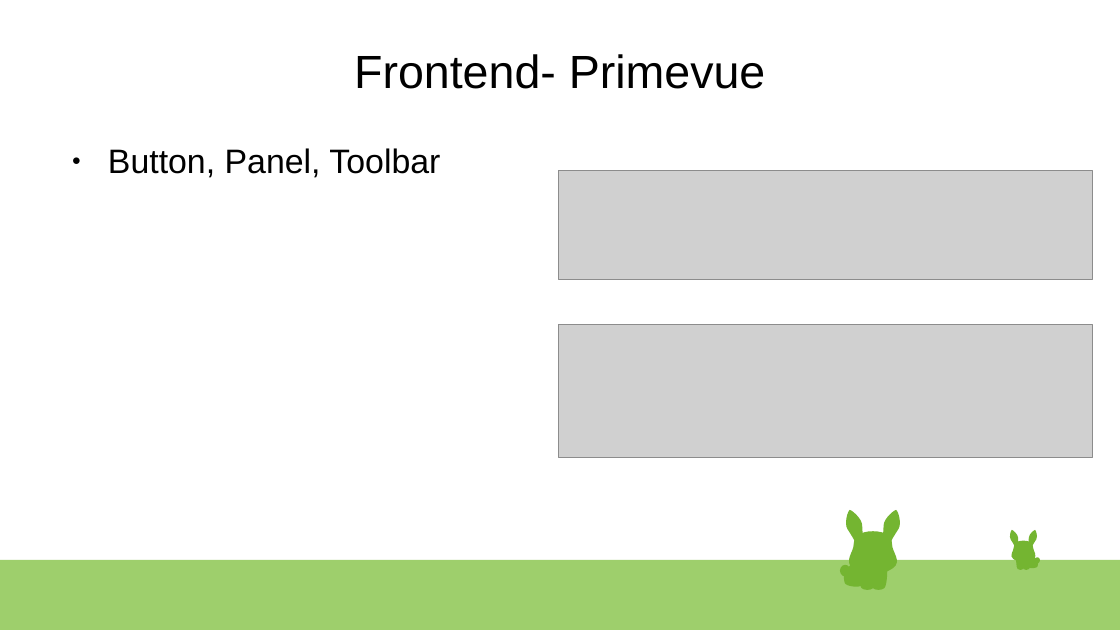
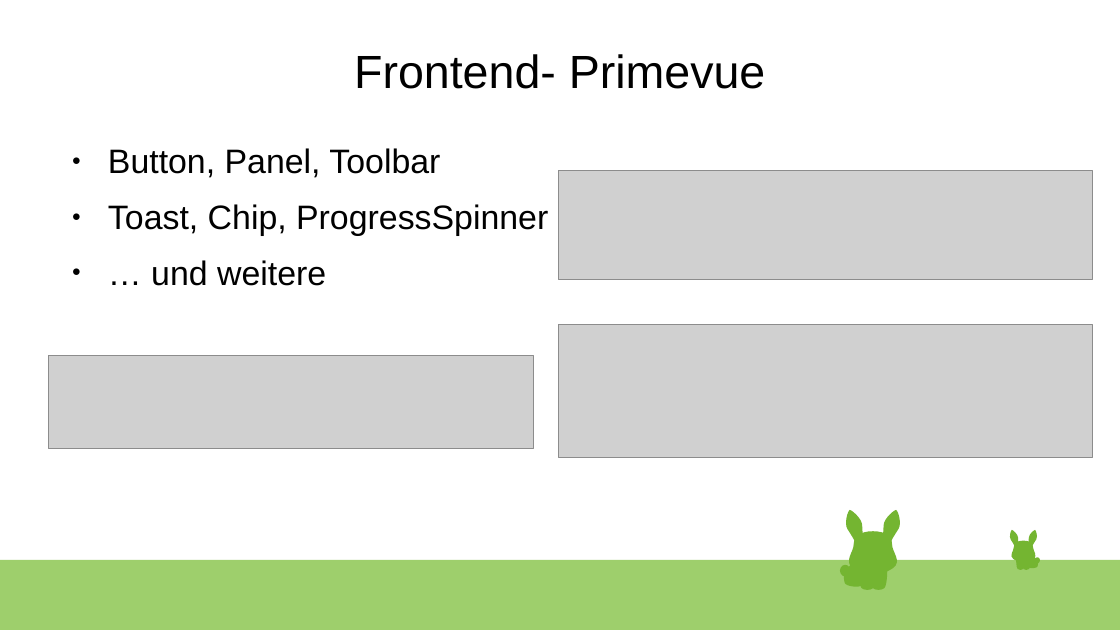
Before and after one commit to ben165/web2, a slide deck: slide 5 of presi/presi_jakob.odp. Drawn at 1120x630 pixels with LibreOffice and Linux fonts; fonts in the diff are those of the drawing; grey boxes stand for pictures. Boxes give left, top, right and bottom in pixels: in the first picture for what was removed or moved away, otherwise in the second. Text is boxed around its words. In the diff, an @@ line names an element or a change of style, - is before the commit and + after.

```diff
--- a/presi/presi_jakob.odp
+++ b/presi/presi_jakob.odp
@@ text at [108, 204, 548, 286]: paragraphs added @@
+● Toast, Chip, ProgressSpinner
+● … und weitere
@@ picture added at [49, 356, 534, 449] @@
```
Also in this commit, not shown: 1 other slide changed, 1 slide added, 1 slide removed.
